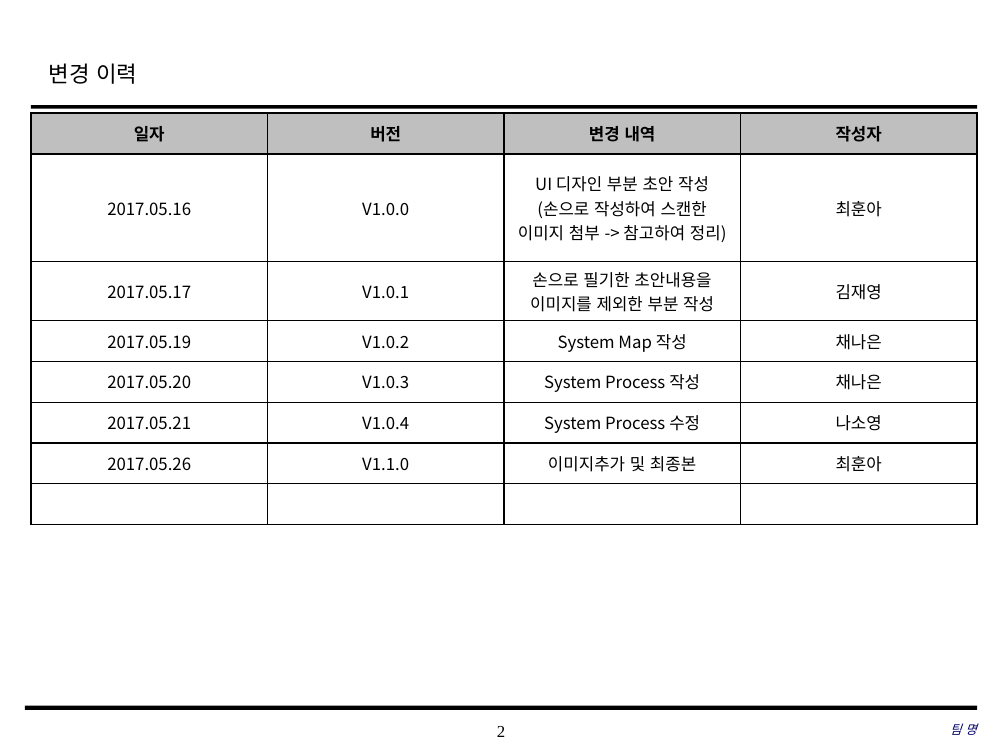
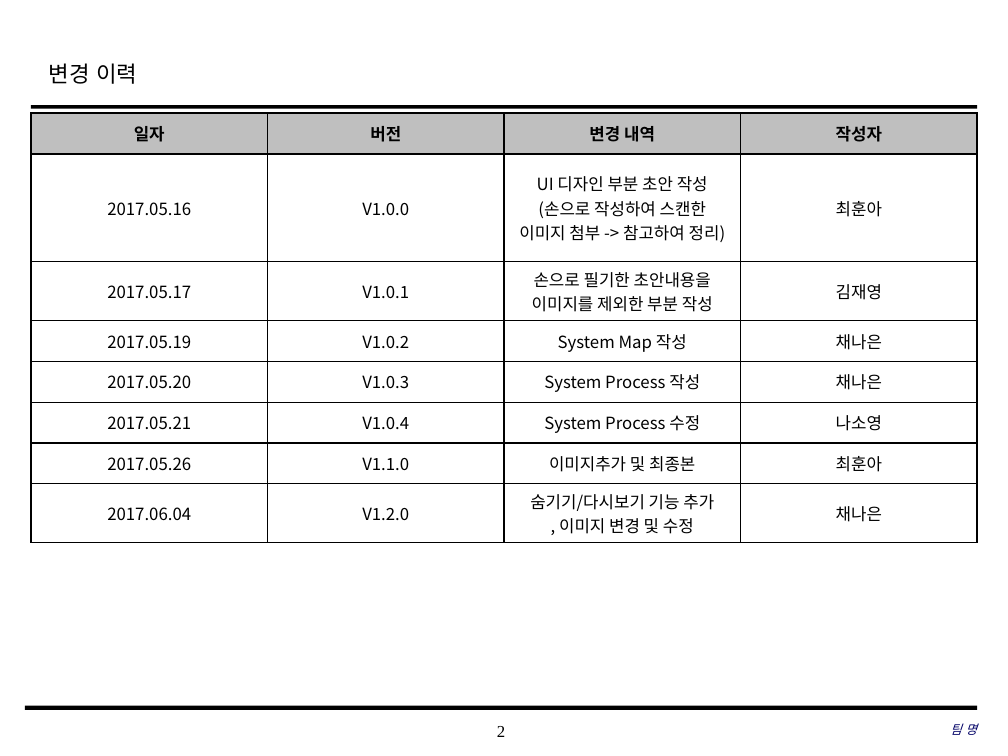
Before and after one commit to coskdms/SE2017_10_TenoutofTen, a slide deck: slide 2 of doc/3_ 설계서/UI Design Template.pptx. Drawn at 1008x756 pixels with LibreOffice and Linux fonts; fonts in the diff are those of the drawing; background and template pictures are left out. Boxes give left, top, right and bottom in pixels: in the first picture for what was removed or moved away, otherwise in the second. Text is boxed around its words. In the diff, an @@ line names an element or a change of style, - is before the commit and + after.

Commit message:
#927 새기능 설계 보통 2017.06.04 요구사항 숨기기/다시 보기 기능 설계서 작성 완료

```diff
--- a/doc/3_ 설계서/UI Design Template.pptx
+++ b/doc/3_ 설계서/UI Design Template.pptx
@@ table at (31,113,979,538) @@
-row 8:  |  |  | 
+row 8: 2017.06.04 | V1.2.0 | 숨기기/다시보기 기능 추가 / , 이미지 변경 및 수정 | 채나은
```
Also in this commit, not shown: 20 other slides changed, 1 slide added, 1 slide removed, 1 other file.
